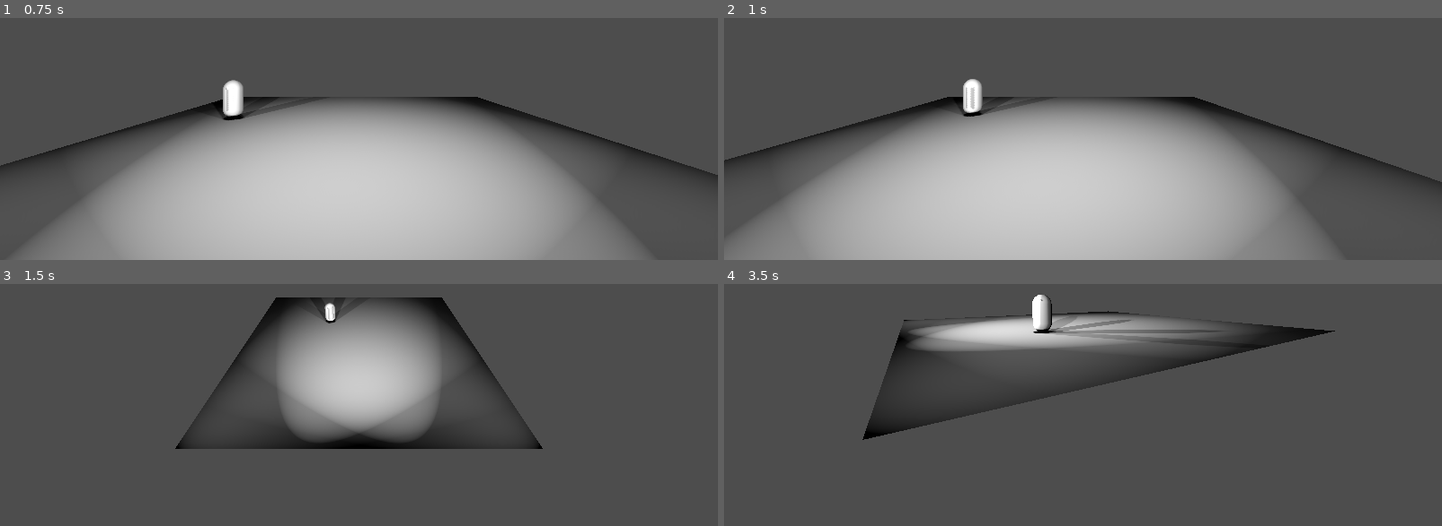
Above: before the commit, frames 1-4 (two rows, left to right).
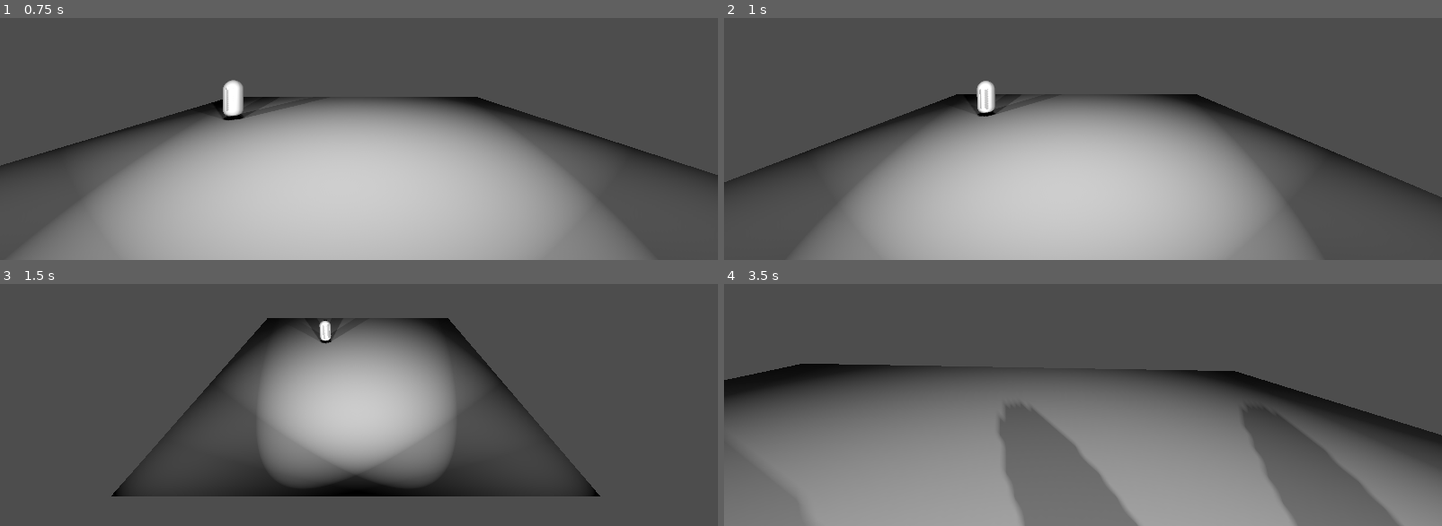
Above: after the commit, the same moments.

Repository: Mobius-Bron/CameraSystem
Game: Godot game, scene res://Maps/test_demo.tscn
Same seed, same stepped clock (60 frames per second), same inputs: the game is played once before the commit and once after it.
Inputs (mouse positions are in pixels of both pictures, inside the frame that each line leads up to):
- Up to frame 1 (0.75 s): tap Enter at 0.5 s; move the mouse to (516, 39) at 0.52 s; hold D from 0.53 s (still down); hold 1 from 0.53 s (still down); click (516, 39) at 0.67 s
- Up to frame 2 (1 s): keep holding D; keep holding 1; tap 2 at 0.8 s
- Up to frame 3 (1.5 s): move the mouse to (215, 344) at 1.27 s; release D at 1.28 s; release 1 at 1.28 s; hold S from 1.28 s (still down); tap 2 at 1.35 s
- Up to frame 4 (3.5 s): tap 3 at 1.55 s; move the mouse to (outside the picture) at 2.02 s; release S at 2.03 s; hold D 2.03-2.78 s; hold 3 2.03-2.78 s; tap 4 at 2.3, 2.85 s; move the mouse to (1047, 405) at 2.77 s; hold W from 2.78 s (still down); click (1047, 405) at 2.92 s; tap 5 at 3.05 s

Frame 1 is identical in both runs. In frame 2, 12% of the frame differs, in the area x 0-100%, y 25-100%; in frame 3, 18%; in frame 4, 53%, in the area x 0-100%, y 4-100%.

Commit message:
添加平滑运镜功能

Diff:
--- a/CameraSystem/Camera/camera_base.tscn
+++ b/CameraSystem/Camera/Base/camera_base.tscn
@@ -1,6 +1,6 @@
 [gd_scene format=3 uid="uid://cqgtpij6xx8gb"]
 
-[ext_resource type="Script" uid="uid://b48jqtrnhs660" path="res://CameraSystem/Camera/camera_base.gd" id="1_tar5u"]
+[ext_resource type="Script" uid="uid://b48jqtrnhs660" path="res://CameraSystem/Camera/Base/camera_base.gd" id="1_tar5u"]
 
 [node name="CameraBase" type="Camera3D" unique_id=1131299073]
 script = ExtResource("1_tar5u")
--- /dev/null
+++ b/CameraSystem/Camera/Tools/smooth_camera.gd
@@ -0,0 +1,95 @@
+class_name SmoothCamera
+extends CameraBase
+
+signal smooth_finished(NewCamera: CameraBase)
+
+var smooth_duration: float = 1.0
+var curve: Curve
+
+var is_smoothing: bool = false
+var current_timer: float = 0.0
+var from_camera: CameraBase
+var to_camera: CameraBase
+
+func _ready() -> void:
+	current = false
+
+# 根据时间进行平滑过渡
+func smooth_by_time(from_cam: CameraBase, to_cam: CameraBase, duration: float = -1.0) -> void:
+	if !_validate_cameras(from_cam, to_cam):
+		return
+
+	from_camera = from_cam
+	to_camera = to_cam
+	smooth_duration = duration if duration > 0 else smooth_duration
+	_start_smooth()
+
+# 验证相机有效性
+func _validate_cameras(from_cam: CameraBase, to_cam: CameraBase) -> bool:
+	if !to_cam:
+		smooth_finished.emit(to_cam)
+		return false
+
+	if !from_cam:
+		global_transform = to_cam.global_transform
+		smooth_finished.emit(to_cam)
+		return false
+
+	return true
+
+# 开始平滑过渡
+func _start_smooth() -> void:
+	_sync_camera_properties(from_camera)
+	current_timer = 0.0
+	is_smoothing = true
+	current = true
+
+# 同步相机属性
+func _sync_camera_properties(source_cam: CameraBase) -> void:
+	fov = source_cam.fov
+	near = source_cam.near
+	far = source_cam.far
+	h_offset = source_cam.h_offset
+	v_offset = source_cam.v_offset
+
+func _process(delta: float) -> void:
+	if !is_smoothing:
+		return
+
+	current_timer += delta
+	var t = current_timer / smooth_duration
+
+	if t >= 1.0:
+		_finish_smooth()
+	else:
+		var lerp_factor = t
+		if curve and curve.has_method("sample"):
+			lerp_factor = curve.sample(t)
+
+		global_transform = from_camera.global_transform.interpolate_with(
+			to_camera.global_transform, lerp_factor
+		)
+		_sync_interpolated_properties(lerp_factor)
+
+# 同步并插值相机属性
+func _sync_interpolated_properties(t: float) -> void:
+	if !from_camera or !to_camera:
+		return
+	fov = lerp(from_camera.fov, to_camera.fov, t)
+
+# 结束平滑过渡
+func _finish_smooth() -> void:
+	is_smoothing = false
+	current = false
+	smooth_finished.emit(to_camera)
+
+# 获取当前平滑进度
+func get_smooth_progress() -> float:
+	if !is_smoothing:
+		return 1.0
+	return current_timer / smooth_duration
+
+# 取消当前平滑过渡
+func cancel_smooth() -> void:
+	if is_smoothing:
+		_finish_smooth()
--- /dev/null
+++ b/CameraSystem/Camera/Tools/smooth_camera.tscn
@@ -0,0 +1,7 @@
+[gd_scene format=3 uid="uid://cvapp1gqyqi5i"]
+
+[ext_resource type="PackedScene" uid="uid://cqgtpij6xx8gb" path="res://CameraSystem/Camera/Base/camera_base.tscn" id="1_vvn4o"]
+[ext_resource type="Script" uid="uid://cj84aoylh81j7" path="res://CameraSystem/Camera/Tools/smooth_camera.gd" id="2_lju4y"]
+
+[node name="SmoothCamera" unique_id=1131299073 instance=ExtResource("1_vvn4o")]
+script = ExtResource("2_lju4y")
--- /dev/null
+++ b/CameraSystem/Camera/Types/free_camera.tscn
@@ -0,0 +1,7 @@
+[gd_scene format=3 uid="uid://l21rttskie1j"]
+
+[ext_resource type="PackedScene" uid="uid://cqgtpij6xx8gb" path="res://CameraSystem/Camera/Base/camera_base.tscn" id="1_2m40l"]
+[ext_resource type="Script" uid="uid://b77tykg7uhmxx" path="res://CameraSystem/Camera/Types/free_camera.gd" id="2_t2x7e"]
+
+[node name="FreeCamera" unique_id=1131299073 instance=ExtResource("1_2m40l")]
+script = ExtResource("2_t2x7e")
--- /dev/null
+++ b/CameraSystem/Camera/Types/static_camera.tscn
@@ -0,0 +1,7 @@
+[gd_scene format=3 uid="uid://dwc7046lp7e1v"]
+
+[ext_resource type="PackedScene" uid="uid://cqgtpij6xx8gb" path="res://CameraSystem/Camera/Base/camera_base.tscn" id="1_8ol01"]
+[ext_resource type="Script" uid="uid://dcbqht8c806lr" path="res://CameraSystem/Camera/Types/static_camera.gd" id="2_frc2o"]
+
+[node name="StaticCamera" unique_id=1131299073 instance=ExtResource("1_8ol01")]
+script = ExtResource("2_frc2o")
--- /dev/null
+++ b/CameraSystem/Camera/Types/tracking_camera.tscn
@@ -0,0 +1,9 @@
+[gd_scene format=3 uid="uid://bgmq7h12jpdvt"]
+
+[ext_resource type="PackedScene" uid="uid://cqgtpij6xx8gb" path="res://CameraSystem/Camera/Base/camera_base.tscn" id="1_ayr6q"]
+[ext_resource type="Script" uid="uid://bpybtcoolg0ru" path="res://CameraSystem/Camera/Types/tracking_camera.gd" id="2_hrr4m"]
+
+[node name="TrackingCamera" unique_id=1131299073 instance=ExtResource("1_ayr6q")]
+script = ExtResource("2_hrr4m")
+MoveSpeed = 2.0
+TargetOffest = Vector3(0, 0, 0)
--- a/CameraSystem/Camera/free_camera.tscn
+++ /dev/null
@@ -1,7 +0,0 @@
-[gd_scene format=3 uid="uid://l21rttskie1j"]
-
-[ext_resource type="PackedScene" uid="uid://cqgtpij6xx8gb" path="res://CameraSystem/Camera/camera_base.tscn" id="1_2m40l"]
-[ext_resource type="Script" uid="uid://b77tykg7uhmxx" path="res://CameraSystem/Camera/free_camera.gd" id="2_t2x7e"]
-
-[node name="FreeCamera" unique_id=1131299073 instance=ExtResource("1_2m40l")]
-script = ExtResource("2_t2x7e")
--- a/CameraSystem/Camera/static_camera.tscn
+++ /dev/null
@@ -1,7 +0,0 @@
-[gd_scene format=3 uid="uid://dwc7046lp7e1v"]
-
-[ext_resource type="PackedScene" uid="uid://cqgtpij6xx8gb" path="res://CameraSystem/Camera/camera_base.tscn" id="1_8ol01"]
-[ext_resource type="Script" uid="uid://dcbqht8c806lr" path="res://CameraSystem/Camera/static_camera.gd" id="2_frc2o"]
-
-[node name="StaticCamera" unique_id=1131299073 instance=ExtResource("1_8ol01")]
-script = ExtResource("2_frc2o")
--- a/CameraSystem/Camera/tracking_camera.tscn
+++ /dev/null
@@ -1,9 +0,0 @@
-[gd_scene format=3 uid="uid://bgmq7h12jpdvt"]
-
-[ext_resource type="PackedScene" uid="uid://cqgtpij6xx8gb" path="res://CameraSystem/Camera/camera_base.tscn" id="1_ayr6q"]
-[ext_resource type="Script" uid="uid://bpybtcoolg0ru" path="res://CameraSystem/Camera/tracking_camera.gd" id="2_hrr4m"]
-
-[node name="TrackingCamera" unique_id=1131299073 instance=ExtResource("1_ayr6q")]
-script = ExtResource("2_hrr4m")
-MoveSpeed = 2.0
-TargetOffest = Vector3(0, 0, 0)
--- a/CameraSystem/System/camera_manager.gd
+++ b/CameraSystem/System/camera_manager.gd
@@ -1,18 +1,37 @@
 class_name CameraManager
 extends Node
 
+enum CurrentState {
+	None,
+	Smoothing
+}
+
+@onready var smooth_camera: SmoothCamera = $SmoothCamera
+
 @export var CameraList: Array[CameraBase] = []
+@export var smooth_duration: float = 1.0
+@export var curve: Curve
+
 var CurrentCamera: CameraBase = null
+var CameraState: CurrentState = CurrentState.None
 
 func ActiveCamera(NewCamera: CameraBase) -> void:
-	if NewCamera == null:
-		return
+	if NewCamera == null: return
+	if NewCamera == CurrentCamera : return
+	if CameraState == CurrentState.Smoothing: return
 
-	if CurrentCamera:
-		CurrentCamera.Uncontrolled()
+	CameraState = CurrentState.Smoothing
 
+	if CurrentCamera: CurrentCamera.Uncontrolled()
+
+	smooth_camera.ControlledBy()
+	smooth_camera.smooth_by_time(CurrentCamera, NewCamera)
+
+func on_smooth_finish(NewCamera: CameraBase) -> void:
+	NewCamera.ControlledBy()
 	CurrentCamera = NewCamera
-	NewCamera.ControlledBy()
+
+	CameraState = CurrentState.None
 
 func TryActiveCameraByIndex(Index: int) -> void:
 	if Index < 0:
@@ -24,26 +43,22 @@
 	ActiveCamera(CameraList[Index])
 
 func _ready() -> void:
+	smooth_camera.smooth_duration = self.smooth_duration
+	smooth_camera.curve = self.curve
+	smooth_camera.smooth_finished.connect(on_smooth_finish)
+
 	TryActiveCameraByIndex(0)
 
 func _input(event: InputEvent) -> void:
-	if Input.is_key_pressed(KEY_1):
-		TryActiveCameraByIndex(0)
-	elif Input.is_key_pressed(KEY_2):
-		TryActiveCameraByIndex(1)
-	elif Input.is_key_pressed(KEY_3):
-		TryActiveCameraByIndex(2)
-	elif Input.is_key_pressed(KEY_4):
-		TryActiveCameraByIndex(3)
-	elif Input.is_key_pressed(KEY_5):
-		TryActiveCameraByIndex(4)
-	elif Input.is_key_pressed(KEY_6):
-		TryActiveCameraByIndex(5)
-	elif Input.is_key_pressed(KEY_7):
-		TryActiveCameraByIndex(6)
-	elif Input.is_key_pressed(KEY_8):
-		TryActiveCameraByIndex(7)
-	elif Input.is_key_pressed(KEY_9):
-		TryActiveCameraByIndex(8)
-	elif Input.is_key_pressed(KEY_0):
-		TryActiveCameraByIndex(9)
+	if event is InputEventKey and event.pressed:
+		match event.keycode:
+			KEY_1: TryActiveCameraByIndex(0)
+			KEY_2: TryActiveCameraByIndex(1)
+			KEY_3: TryActiveCameraByIndex(2)
+			KEY_4: TryActiveCameraByIndex(3)
+			KEY_5: TryActiveCameraByIndex(4)
+			KEY_6: TryActiveCameraByIndex(5)
+			KEY_7: TryActiveCameraByIndex(6)
+			KEY_8: TryActiveCameraByIndex(7)
+			KEY_9: TryActiveCameraByIndex(8)
+			KEY_0: TryActiveCameraByIndex(9)
--- a/CameraSystem/System/camera_manager.tscn
+++ b/CameraSystem/System/camera_manager.tscn
@@ -1,6 +1,9 @@
 [gd_scene format=3 uid="uid://j4hpkvcoi65j"]
 
 [ext_resource type="Script" uid="uid://dh8x5oyn76k8b" path="res://CameraSystem/System/camera_manager.gd" id="1_aisjq"]
+[ext_resource type="PackedScene" uid="uid://cvapp1gqyqi5i" path="res://CameraSystem/Camera/Tools/smooth_camera.tscn" id="2_i4ktg"]
 
 [node name="CameraManager" type="Node" unique_id=459705178]
 script = ExtResource("1_aisjq")
+
+[node name="SmoothCamera" parent="." unique_id=1131299073 instance=ExtResource("2_i4ktg")]
--- a/Maps/test_demo.tscn
+++ b/Maps/test_demo.tscn
@@ -1,11 +1,24 @@
 [gd_scene format=3 uid="uid://claudu21lqnos"]
 
 [ext_resource type="PackedScene" uid="uid://igqvqvb676cs" path="res://Core/Character/character_base.tscn" id="1_kaaj5"]
-[ext_resource type="PackedScene" uid="uid://l21rttskie1j" path="res://CameraSystem/Camera/free_camera.tscn" id="2_0ovbx"]
+[ext_resource type="PackedScene" uid="uid://l21rttskie1j" path="res://CameraSystem/Camera/Types/free_camera.tscn" id="2_0ovbx"]
 [ext_resource type="Script" uid="uid://cgwd8vilijct8" path="res://Maps/debug_path_following.gd" id="2_5gp2d"]
 [ext_resource type="PackedScene" uid="uid://j4hpkvcoi65j" path="res://CameraSystem/System/camera_manager.tscn" id="3_rxwu8"]
-[ext_resource type="PackedScene" uid="uid://dwc7046lp7e1v" path="res://CameraSystem/Camera/static_camera.tscn" id="5_rmsc8"]
-[ext_resource type="PackedScene" uid="uid://bgmq7h12jpdvt" path="res://CameraSystem/Camera/tracking_camera.tscn" id="6_sm3f2"]
+[ext_resource type="PackedScene" uid="uid://dwc7046lp7e1v" path="res://CameraSystem/Camera/Types/static_camera.tscn" id="5_rmsc8"]
+[ext_resource type="PackedScene" uid="uid://bgmq7h12jpdvt" path="res://CameraSystem/Camera/Types/tracking_camera.tscn" id="6_sm3f2"]
+
+[sub_resource type="Curve" id="Curve_rxwu8"]
+_data = [Vector2(0, 0), 0.0, 0.0, 0, 0, Vector2(1, 1), 0.0, 0.0, 0, 0]
+point_count = 2
+
+[sub_resource type="Curve3D" id="Curve3D_rxwu8"]
+closed = true
+bake_interval = 36.72
+_data = {
+"points": PackedVector3Array(0, 0, 0, 0, 0, 0, 8.256233, 0, 12.529542, 0, 0, 0, 0, 0, 0, 14.804832, 0, 9.006877, 0, 0, 0, 0, 0, 0, 17.175838, 0, 2.8673003, 0, 0, 0, 0, 0, 0, 17.006126, 0, -4.4222827, 0, 0, 0, 0, 0, 0, 14.804832, 0, -10.9171915, 0, 0, 0, 0, 0, 0, 8.960442, 0, -12.976012, 0, 0, 0, 0, 0, 0, 1.9870186, 0, -13.573733, 0, 0, 0, 0, 0, 0, -4.7871666, 0, -13.706561, 0, 0, 0, 0, 0, 0, -11.030041, 0, -12.311875, 0, 0, 0, 0, 0, 0, -14.882025, 0, -8.061408, 0, 0, 0, 0, 0, 0, -17.40574, 0, -2.2170143, 0, 0, 0, 0, 0, 0, -17.472153, 0, 2.8304164, 0, 0, 0, 0, 0, 0, -13.022446, 0, 8.608396, 0, 0, 0, 0, 0, 0, -7.380849, 0, 12.015522),
+"tilts": PackedFloat32Array(0, 0, 0, 0, 0, 0, 0, 0, 0, 0, 0, 0, 0, 0)
+}
+point_count = 14
 
 [sub_resource type="QuadMesh" id="QuadMesh_r67wt"]
 
@@ -18,16 +31,39 @@
 }
 point_count = 17
 
-[sub_resource type="Curve3D" id="Curve3D_rxwu8"]
-closed = true
-bake_interval = 36.72
-_data = {
-"points": PackedVector3Array(0, 0, 0, 0, 0, 0, 8.256233, 0, 12.529542, 0, 0, 0, 0, 0, 0, 14.804832, 0, 9.006877, 0, 0, 0, 0, 0, 0, 17.175838, 0, 2.8673003, 0, 0, 0, 0, 0, 0, 17.006126, 0, -4.4222827, 0, 0, 0, 0, 0, 0, 14.804832, 0, -10.9171915, 0, 0, 0, 0, 0, 0, 8.960442, 0, -12.976012, 0, 0, 0, 0, 0, 0, 1.9870186, 0, -13.573733, 0, 0, 0, 0, 0, 0, -4.7871666, 0, -13.706561, 0, 0, 0, 0, 0, 0, -11.030041, 0, -12.311875, 0, 0, 0, 0, 0, 0, -14.882025, 0, -8.061408, 0, 0, 0, 0, 0, 0, -17.40574, 0, -2.2170143, 0, 0, 0, 0, 0, 0, -17.472153, 0, 2.8304164, 0, 0, 0, 0, 0, 0, -13.022446, 0, 8.608396, 0, 0, 0, 0, 0, 0, -7.380849, 0, 12.015522),
-"tilts": PackedFloat32Array(0, 0, 0, 0, 0, 0, 0, 0, 0, 0, 0, 0, 0, 0)
-}
-point_count = 14
+[node name="TestDemo" type="Node3D" unique_id=1746183730]
 
-[node name="TestDemo" type="Node3D" unique_id=1746183730]
+[node name="CameraManager" parent="." unique_id=459705178 node_paths=PackedStringArray("CameraList") instance=ExtResource("3_rxwu8")]
+CameraList = [NodePath("FreeCamera"), NodePath("StaticCamera_TopDown"), NodePath("StaticCamera_Left"), NodePath("StaticCamera_Fwd"), NodePath("Path3D/PathFollow3D/TrackingCamera")]
+curve = SubResource("Curve_rxwu8")
+
+[node name="FreeCamera" parent="CameraManager" unique_id=1131299073 instance=ExtResource("2_0ovbx")]
+transform = Transform3D(1, 0, 0, 0, 1, 0, 0, 0, 1, 0, 3.1121368, 11.195218)
+MoveSpeed = 2.15
+RotationSpeed = 0.355
+
+[node name="StaticCamera_TopDown" parent="CameraManager" unique_id=122612282 instance=ExtResource("5_rmsc8")]
+transform = Transform3D(1, 0, 0, 0, 0.8660254, 0.5, 0, -0.5, 0.8660254, 0, 13, 19)
+
+[node name="StaticCamera_Left" parent="CameraManager" unique_id=1854799016 instance=ExtResource("5_rmsc8")]
+transform = Transform3D(0.25881904, 0, -0.9659259, 0, 1, 0, 0.9659259, 0, 0.25881904, -11.805971, 3.062294, 4.473168)
+
+[node name="StaticCamera_Fwd" parent="CameraManager" unique_id=421688699 instance=ExtResource("5_rmsc8")]
+transform = Transform3D(1, 0, 0, 0, 1, 0, 0, 0, 1, 1.9073486e-06, 5.3178616, 16.58129)
+
+[node name="Path3D" type="Path3D" parent="CameraManager" unique_id=304137322]
+transform = Transform3D(1, 0, 0, 0, 1, 0, 0, 0, 1, 0, 2, 0)
+curve = SubResource("Curve3D_rxwu8")
+
+[node name="PathFollow3D" type="PathFollow3D" parent="CameraManager/Path3D" unique_id=1102653845]
+transform = Transform3D(0.9999997, 0, 0, 0, 1, 0, 0, 0, 0.9999997, 8.256233, 0, 12.529542)
+rotation_mode = 0
+
+[node name="TrackingCamera" parent="CameraManager/Path3D/PathFollow3D" unique_id=1247208941 node_paths=PackedStringArray("TargetNode", "MovingPathFollow") instance=ExtResource("6_sm3f2")]
+TargetNode = NodePath("../../../../Path3D/PathFollow3D/CharacterBase")
+MovingPathFollow = NodePath("..")
+MoveSpeed = 5.0
+TargetOffest = Vector3(0, 0.5, 0)
 
 [node name="Light" type="Node" parent="." unique_id=73661532]
 
@@ -80,33 +116,3 @@
 
 [node name="CharacterBase" parent="Path3D/PathFollow3D" unique_id=112983806 instance=ExtResource("1_kaaj5")]
 transform = Transform3D(1, 0, 0, 0, 1.0000001, 0, 0, 0, 1.0000001, 0, 0, 0)
-
-[node name="CameraManager" parent="." unique_id=459705178 node_paths=PackedStringArray("CameraList") instance=ExtResource("3_rxwu8")]
-CameraList = [NodePath("FreeCamera"), NodePath("StaticCamera_TopDown"), NodePath("StaticCamera_Left"), NodePath("StaticCamera_Fwd"), NodePath("Path3D/PathFollow3D/TrackingCamera")]
-
-[node name="FreeCamera" parent="CameraManager" unique_id=1131299073 instance=ExtResource("2_0ovbx")]
-transform = Transform3D(1, 0, 0, 0, 1, 0, 0, 0, 1, 0, 3.1121368, 11.195218)
-MoveSpeed = 2.15
-RotationSpeed = 0.355
-
-[node name="StaticCamera_TopDown" parent="CameraManager" unique_id=122612282 instance=ExtResource("5_rmsc8")]
-transform = Transform3D(1, 0, 0, 0, 0.8660254, 0.5, 0, -0.5, 0.8660254, 0, 13, 19)
-
-[node name="StaticCamera_Left" parent="CameraManager" unique_id=1854799016 instance=ExtResource("5_rmsc8")]
-transform = Transform3D(0.25881904, 0, -0.9659259, 0, 1, 0, 0.9659259, 0, 0.25881904, -11.805971, 3.062294, 4.473168)
-
-[node name="StaticCamera_Fwd" parent="CameraManager" unique_id=421688699 instance=ExtResource("5_rmsc8")]
-transform = Transform3D(1, 0, 0, 0, 1, 0, 0, 0, 1, 1.9073486e-06, 5.3178616, 16.58129)
-
-[node name="Path3D" type="Path3D" parent="CameraManager" unique_id=304137322]
-transform = Transform3D(1, 0, 0, 0, 1, 0, 0, 0, 1, 0, 2, 0)
-curve = SubResource("Curve3D_rxwu8")
-
-[node name="PathFollow3D" type="PathFollow3D" parent="CameraManager/Path3D" unique_id=1102653845]
-transform = Transform3D(0.9999997, 0, 0, 0, 1, 0, 0, 0, 0.9999997, 8.256233, 0, 12.529542)
-rotation_mode = 0
-
-[node name="TrackingCamera" parent="CameraManager/Path3D/PathFollow3D" unique_id=1247208941 node_paths=PackedStringArray("TargetNode", "MovingPathFollow") instance=ExtResource("6_sm3f2")]
-TargetNode = NodePath("../../../../Path3D/PathFollow3D/CharacterBase")
-MovingPathFollow = NodePath("..")
-TargetOffest = Vector3(0, 0.5, 0)
Renamed: CameraSystem/Camera/camera_base.gd -> CameraSystem/Camera/Base/camera_base.gd
Renamed: CameraSystem/Camera/camera_base.gd.uid -> CameraSystem/Camera/Base/camera_base.gd.uid
Not shown, added: CameraSystem/Camera/Tools/smooth_camera.gd.uid
Renamed: CameraSystem/Camera/free_camera.gd -> CameraSystem/Camera/Types/free_camera.gd
Renamed: CameraSystem/Camera/free_camera.gd.uid -> CameraSystem/Camera/Types/free_camera.gd.uid
Renamed: CameraSystem/Camera/static_camera.gd -> CameraSystem/Camera/Types/static_camera.gd
Renamed: CameraSystem/Camera/static_camera.gd.uid -> CameraSystem/Camera/Types/static_camera.gd.uid
Renamed: CameraSystem/Camera/tracking_camera.gd -> CameraSystem/Camera/Types/tracking_camera.gd
Renamed: CameraSystem/Camera/tracking_camera.gd.uid -> CameraSystem/Camera/Types/tracking_camera.gd.uid
